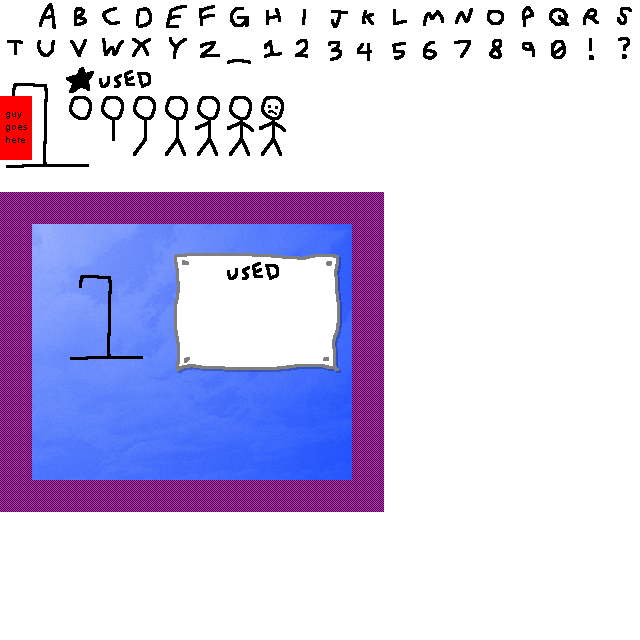
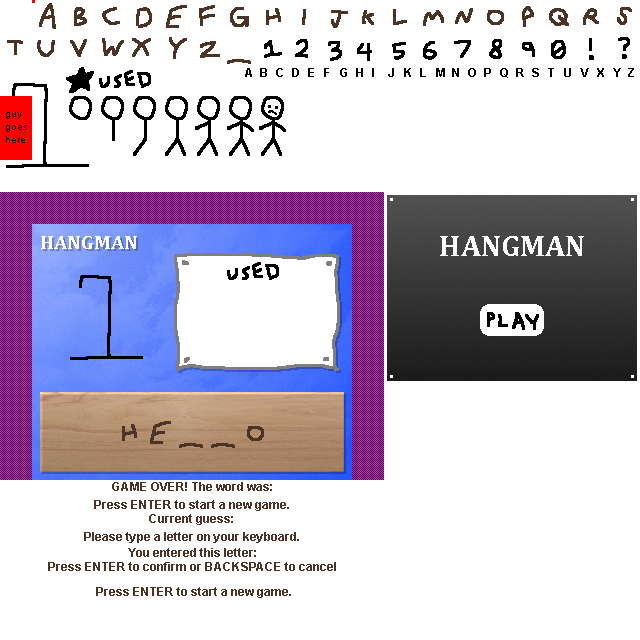
Layer changes from the first 640x640 image to the second:
added group "Layer Group" with 3 layers above "Layer Group #2" over box(94, 482, 291, 598)
added layer "Press ENTER to start a new gam... #1" in group "Layer Group" over box(96, 587, 291, 598)
added layer "GAME OVER! The word was:" in group "Layer Group" over box(112, 482, 272, 491)
added layer "Press ENTER to start a new gam..." in group "Layer Group" over box(94, 500, 289, 511)
added group "Layer Group #2" with 2 layers above "Layer Group #1" over box(84, 514, 299, 543)
added layer "Current guess:" in group "Layer Group #2" over box(149, 514, 233, 525)
added layer "Please type a letter on your k..." in group "Layer Group #2" over box(84, 532, 299, 543)
added group "Layer Group #1" with 2 layers above "Layer #10" over box(48, 548, 336, 571)
added layer "You entered this letter:" in group "Layer Group #1" over box(128, 548, 256, 557)
added layer "Press ENTER to confirm or BACK..." in group "Layer Group #1" over box(48, 562, 336, 571)
added layer "Layer #10" above "Layer #8" over box(122, 421, 264, 448)
added layer "HANGMAN #2" above "Layer #7" over box(440, 236, 584, 256)
added layer "Layer #7" above "Layer #6" over box(480, 304, 544, 336)
added layer "Layer #6" above "A" over box(387, 195, 637, 381)
added layer "A" above "Layer" over box(245, 68, 634, 78)
painted on "Layer" over box(0, 0, 637, 512)
added layer "HANGMAN" above "HANGMAN #1" over box(41, 236, 137, 249)
added layer "HANGMAN #1" (25%) above "Layer #5" over box(43, 238, 139, 251)
added layer "wood.jpg" above "Layer #4" over box(40, 392, 344, 472)
added layer "Layer #4" (25%) above "Layer #3" over box(42, 394, 346, 474)
painted on "Layer #2" over box(16, 480, 369, 494)
